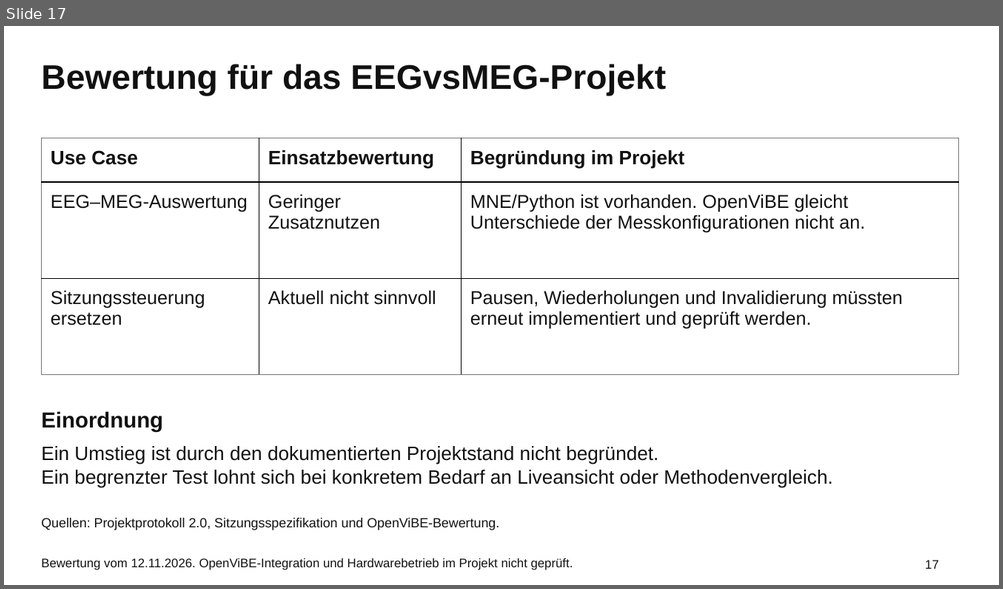
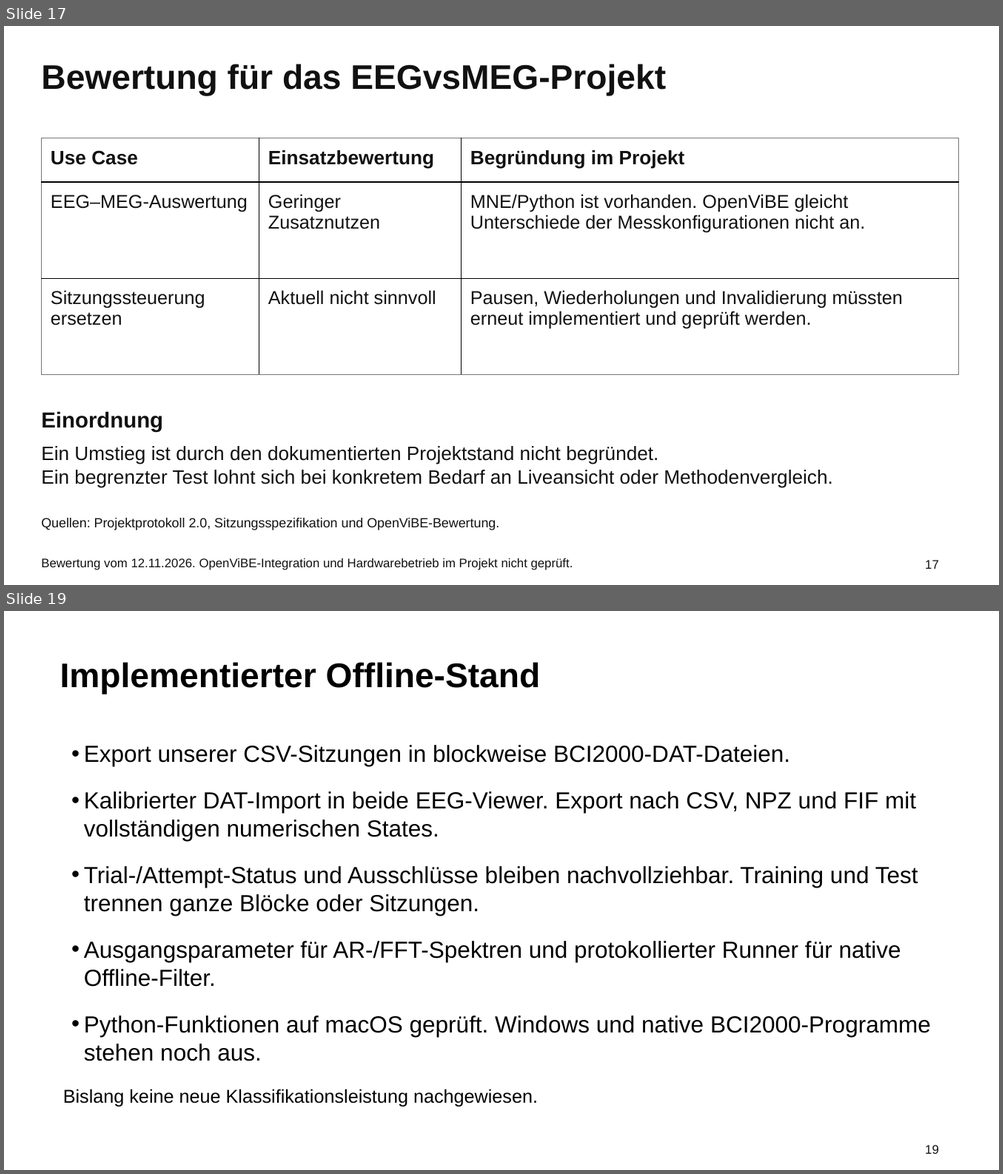
Before and after one commit to theoavgitidis/EEGvsMEG, a slide deck: presentations/EEGvsMEG_Update_13.11.2026.pptx. Shown one above the other, each under a label of ours: slide 17 before the commit, slides 17 and 19 after it; the slides between them are not shown. The pictures are 1003x589 and 1003x1174 pixels, drawn with LibreOffice and Linux fonts; fonts in the diff are those of the drawing. Boxes give left, top, right and bottom in pixels: in the first picture for what was removed or moved away, otherwise in the second. Text is boxed around its words. In the diff, an @@ line names an element or a change of style, - is before the commit and + after.

Commit message:
BCI2000-Offlineüberblick zum Update 13.11.2026 ergänzen

```diff
--- a/presentations/EEGvsMEG_Update_13.11.2026.pptx
+++ b/presentations/EEGvsMEG_Update_13.11.2026.pptx
@@ slide 19 added at box(4, 611, 999, 1170), background #FFFFFF @@
@@ text added at box(60, 662, 540, 695), 33 pt, text #000000, bold @@
+Implementierter Offline-Stand
@@ text added at box(84, 745, 930, 1062), 22.5 pt, text #000000 @@
+• Export unserer CSV-Sitzungen in blockweise BCI2000-DAT-Dateien.
+• Kalibrierter DAT-Import in beide EEG-Viewer. Export nach CSV, NPZ und FIF mit vollständigen numerischen States.
+• Trial-/Attempt-Status und Ausschlüsse bleiben nachvollziehbar. Training und Test trennen ganze Blöcke oder Sitzungen.
+• Ausgangsparameter für AR-/FFT-Spektren und protokollierter Runner für native Offline-Filter.
+• Python-Funktionen auf macOS geprüft. Windows und native BCI2000-Programme stehen noch aus.
@@ text added at box(63, 1089, 538, 1108), 18 pt, text #000000 @@
+Bislang keine neue Klassifikationsleistung nachgewiesen.
@@ text added at box(925, 1145, 939, 1154), 12 pt, text #111111 @@
+19
```
Also in this commit, not shown: 1 slide changed, 2 other slides added.
